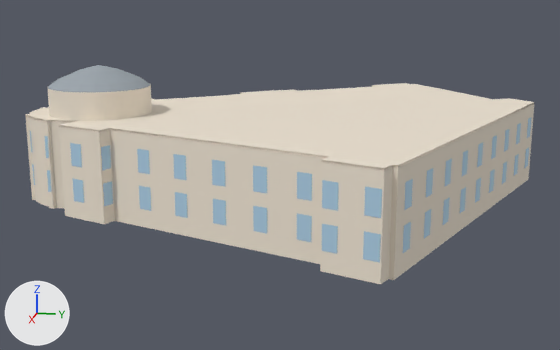
What one commit did to the glTF model collection/musee-guimet/low.glb.
Before and after are seen from a camera (50 mm lens) standing at (115.3, 18.5, 31.7) and looking at (0.7, -4.4, 3.0). Lighting does not change. The marker at lower left points along +X, +Y and +Z. The picture after the commit comes second.

The first picture shows 'roof', 'stone', 'trim', 'window'.
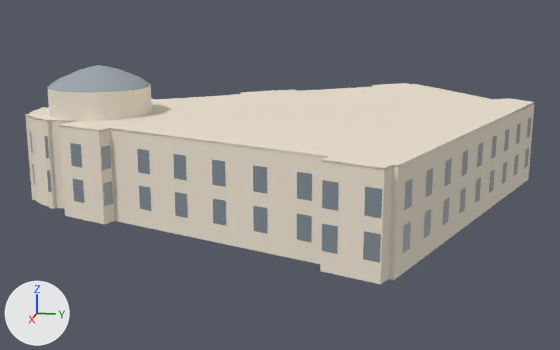
Boxes (x1, y1, x2, y2) around the edits, measured in the pictures (560 x 350 px):
'window', recoloured: (30, 117, 532, 262) in both

The change in detail:
Material 'window' (mat_window) changes colour from blue #a4c4d9 to blue #64798a; in linear values from (0.371, 0.552, 0.694) to (0.127, 0.191, 0.254).
